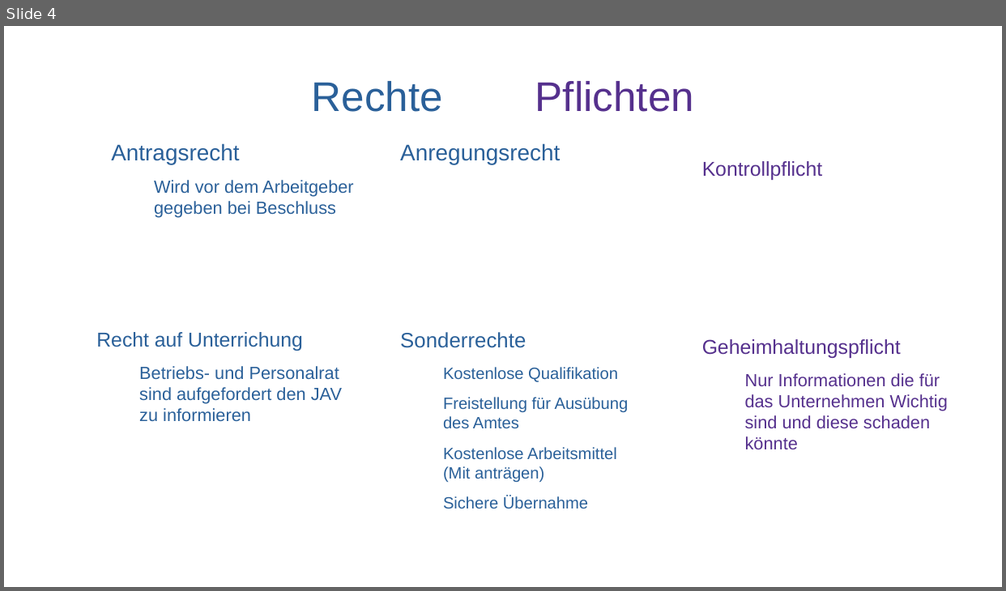
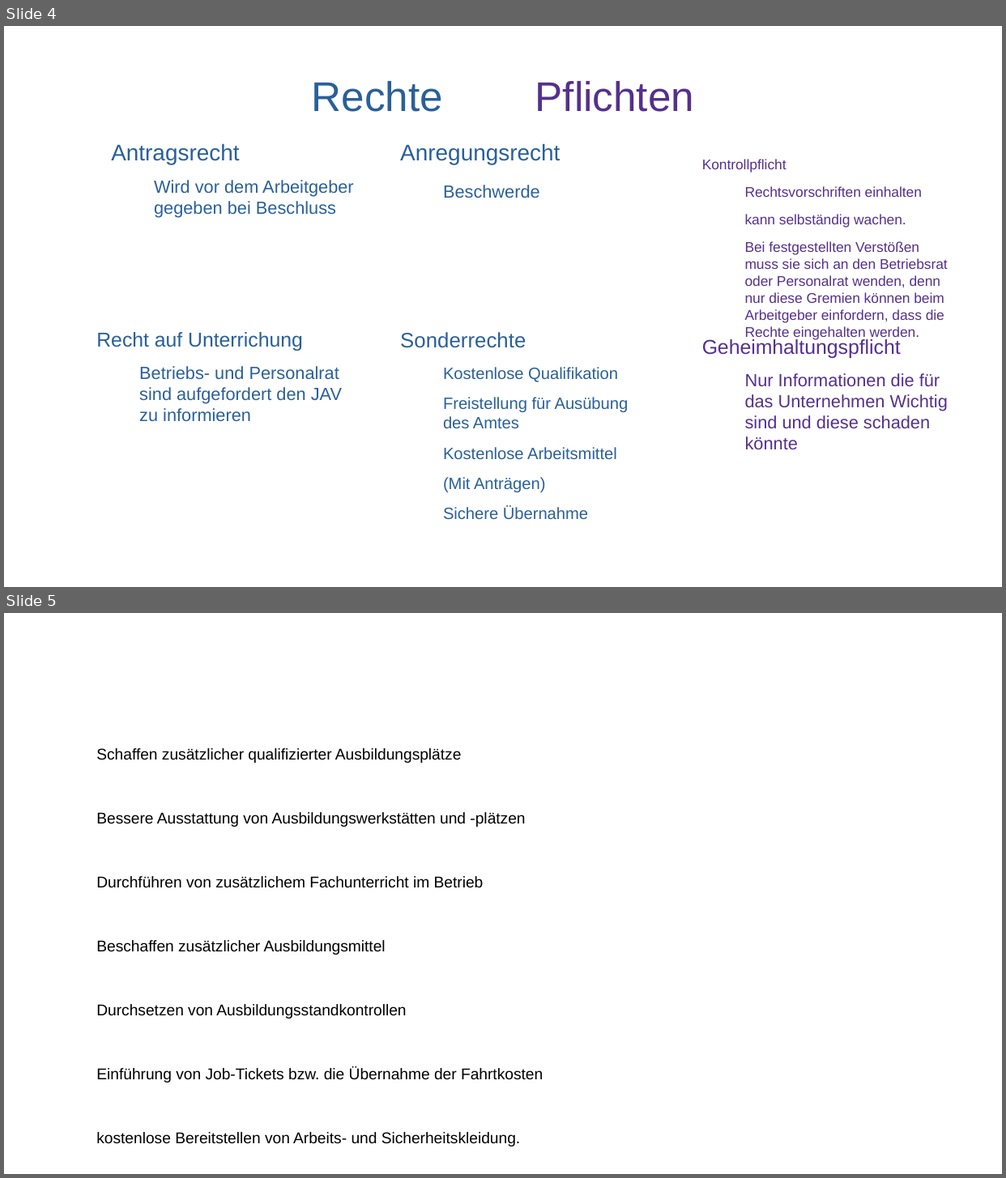
Before and after one commit to Quanterm/Mitbestimmung-im-Betrieb, a slide deck: Jugend- und Auszubildendenvertretungen.odp. Shown one above the other, each under a label of ours: slide 4 before the commit, slides 4 and 5 after it. The pictures are 1006x591 and 1006x1178 pixels, drawn with LibreOffice and Linux fonts; fonts in the diff are those of the drawing; background and template pictures are left out. Boxes give left, top, right and bottom in pixels: in the first picture for what was removed or moved away, otherwise in the second. Text is boxed around its words. In the diff, an @@ line names an element or a change of style, - is before the commit and + after.

```diff
--- a/Jugend- und Auszubildendenvertretungen.odp
+++ b/Jugend- und Auszubildendenvertretungen.odp
@@ slide 5 added at (4,613,1002,1174), background picture (left out) @@
@@ title added at (53,636,953,730), 33 pt, text #FFFFFF @@
+Mögliche Aufgaben
@@ text added at (96,748,543,1147), 12.4 pt, text #000000 @@
+● Schaffen zusätzlicher qualifizierter Ausbildungsplätze
+● Bessere Ausstattung von Ausbildungswerkstätten und -plätzen
+● Durchführen von zusätzlichem Fachunterricht im Betrieb
+● Beschaffen zusätzlicher Ausbildungsmittel
+● Durchsetzen von Ausbildungsstandkontrollen
+● Einführung von Job-Tickets bzw. die Übernahme der Fahrtkosten
+● kostenlose Bereitstellen von Arbeits- und Sicherheitskleidung.
@@ slide 4 changed as well @@
@@ text at (702,159,786,173): size 16 to 11.2 pt in "Kontrollpflicht" @@
@@ text at (443,185,540,199): paragraph added @@
+  − Beschwerde
@@ text at (745,186,948,339): paragraphs added @@
+  − Rechtsvorschriften einhalten
+  − kann selbständig wachen.
+  − Bei festgestellten Verstößen muss sie sich an den Betriebsrat oder Personalrat wenden, denn nur diese Gremien können beim Arbeitgeber einfordern, dass die Rechte eingehalten werden.
@@ text at (443,447,617,493): text changed @@
-  − Kostenlose Arbeitsmittel (Mit anträgen)
+  − Kostenlose Arbeitsmittel
+  (Mit Anträgen)
```
Also in this commit, not shown: 4 other slides changed, 2 slides removed, 11 other files.
